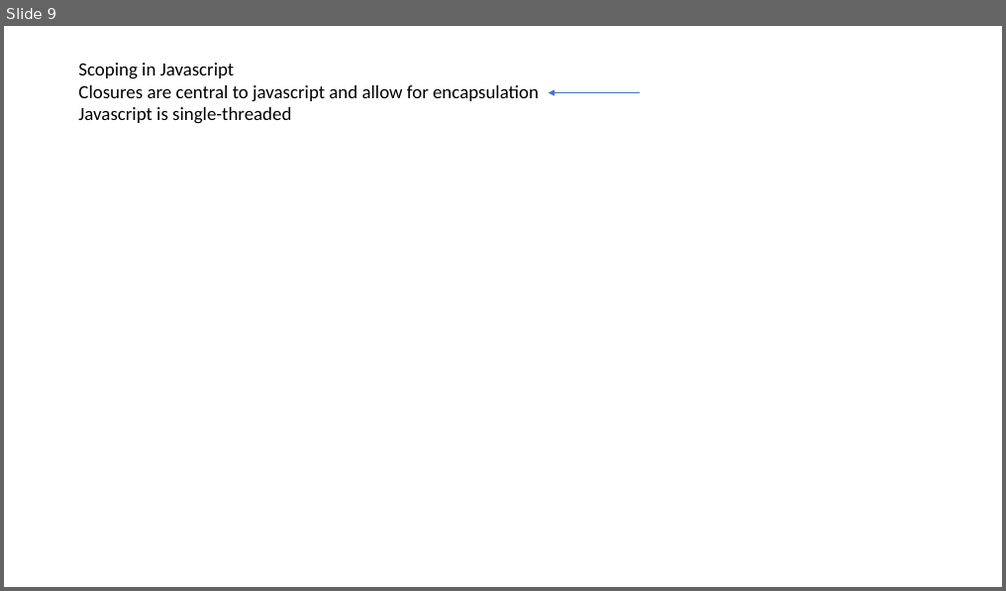
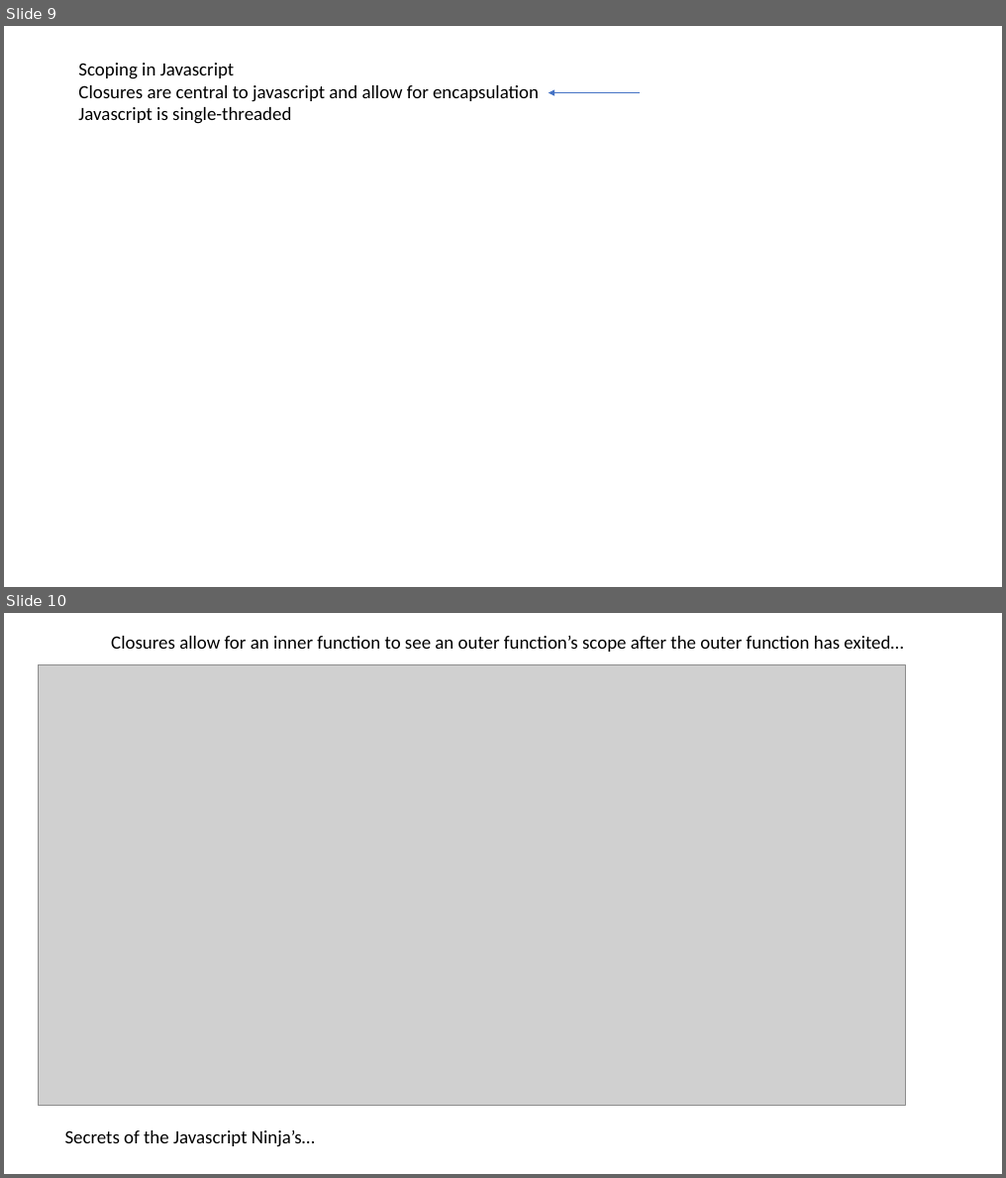
Before and after one commit to afodor/afodor.github.io, a slide deck: classes/prog2017/Prog3-Lecture25.pptx. Shown one above the other, each under a label of ours: slide 9 before the commit, slides 9 and 10 after it. The pictures are 1006x591 and 1006x1178 pixels, drawn with LibreOffice and Linux fonts; fonts in the diff are those of the drawing; grey boxes stand for pictures. Boxes give left, top, right and bottom in pixels: in the first picture for what was removed or moved away, otherwise in the second. Text is boxed around its words. In the diff, an @@ line names an element or a change of style, - is before the commit and + after.

```diff
--- a/classes/prog2017/Prog3-Lecture25.pptx
+++ b/classes/prog2017/Prog3-Lecture25.pptx
@@ slide 10 added at (4, 613, 1002, 1174), background #FFFFFF @@
@@ text added at (111, 636, 903, 652), 18 pt, text #000000 @@
+Closures allow for an inner function to see an outer function’s scope after the outer function has exited…
@@ picture added at (39, 664, 905, 1106) @@
@@ text added at (65, 1131, 315, 1148), 18 pt, text #000000 @@
+Secrets of the Javascript Ninja’s…
```
Also in this commit, not shown: 6 other slides added.
